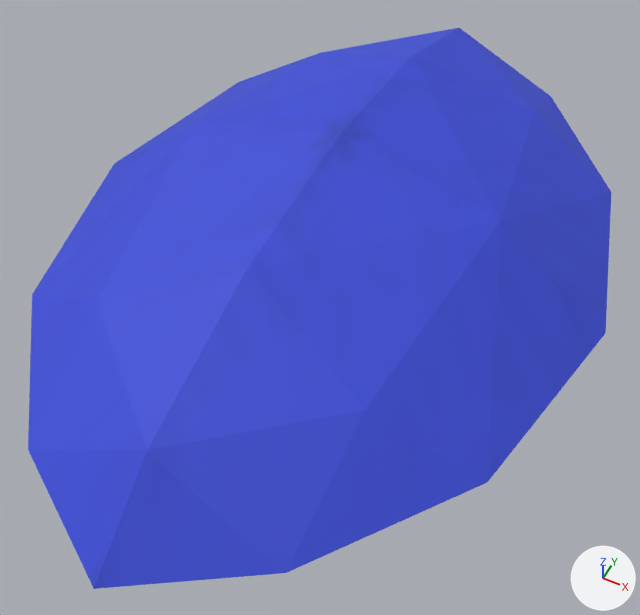
The FBX model Assets/Models/crystal0.fbx as it was, and as the next commit left it.
One viewpoint serves both versions: a 50 mm camera at (0.0233, -0.0501, 0.0531) aimed at (0.0006, -0.0045, -0.0038). Arrows for +X, +Y and +Z are at lower right; the lights stay in place. Where no turn or scale is listed for an object, it has been applied to the vertices.
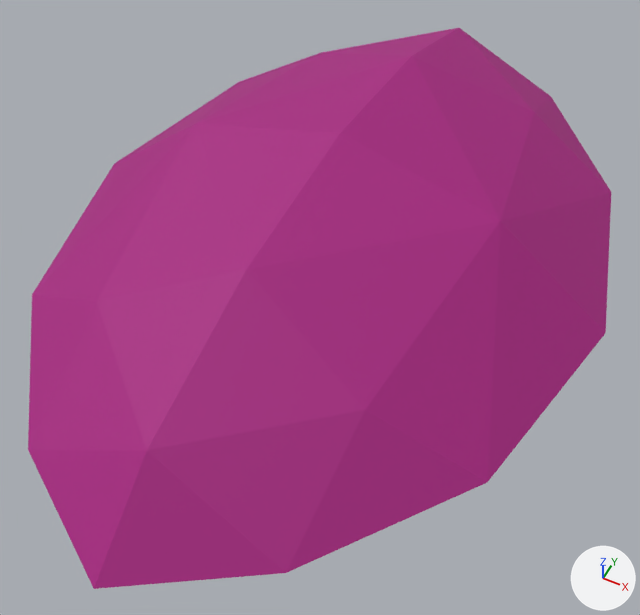
Boxes (x1, y1, x2, y2) around the edits, measured in the pictures (640 x 615 px):
```json
{"object": "Cube", "change": "recoloured", "before": [28, 28, 611, 589], "after": [28, 28, 611, 589], "on screen": "blue to pink"}
```

Scene script edits in JSON lines:
```json
{"op": "add", "block": "img_purplegemwithhighlight_png", "code": ["img_purplegemwithhighlight_png = load_image('purpleGemWithHighlight.png', '../Images/purpleGemWithHighlight.png', 64, 64, 'sRGB')"]}
{"op": "add", "block": "mat_none__purplegemwithhighlight_png", "code": ["mat_none__purplegemwithhighlight_png = principled_material('None__purpleGemWithHighlight_png')", "mat_none__purplegemwithhighlight_png.texture = img_purplegemwithhighlight_png", "mat_none__purplegemwithhighlight_png.roughness = 0.649"]}
{"block": "me_cube", "where": "me_cube.from_pydata(...)  # 34 vertices, 64 faces; spans x -0.0233..0.0233, y -0.035..0.035, z -0.0113..0.0113"}
{"op": "remove", "block": "me_cube", "code": "me_cube.materials.append(mat_none__transice1_png)  # picture img_transice1_png"}
{"op": "add", "block": "me_cube", "code": "me_cube.materials.append(mat_none__purplegemwithhighlight_png)  # picture img_purplegemwithhighlight_png"}
```
